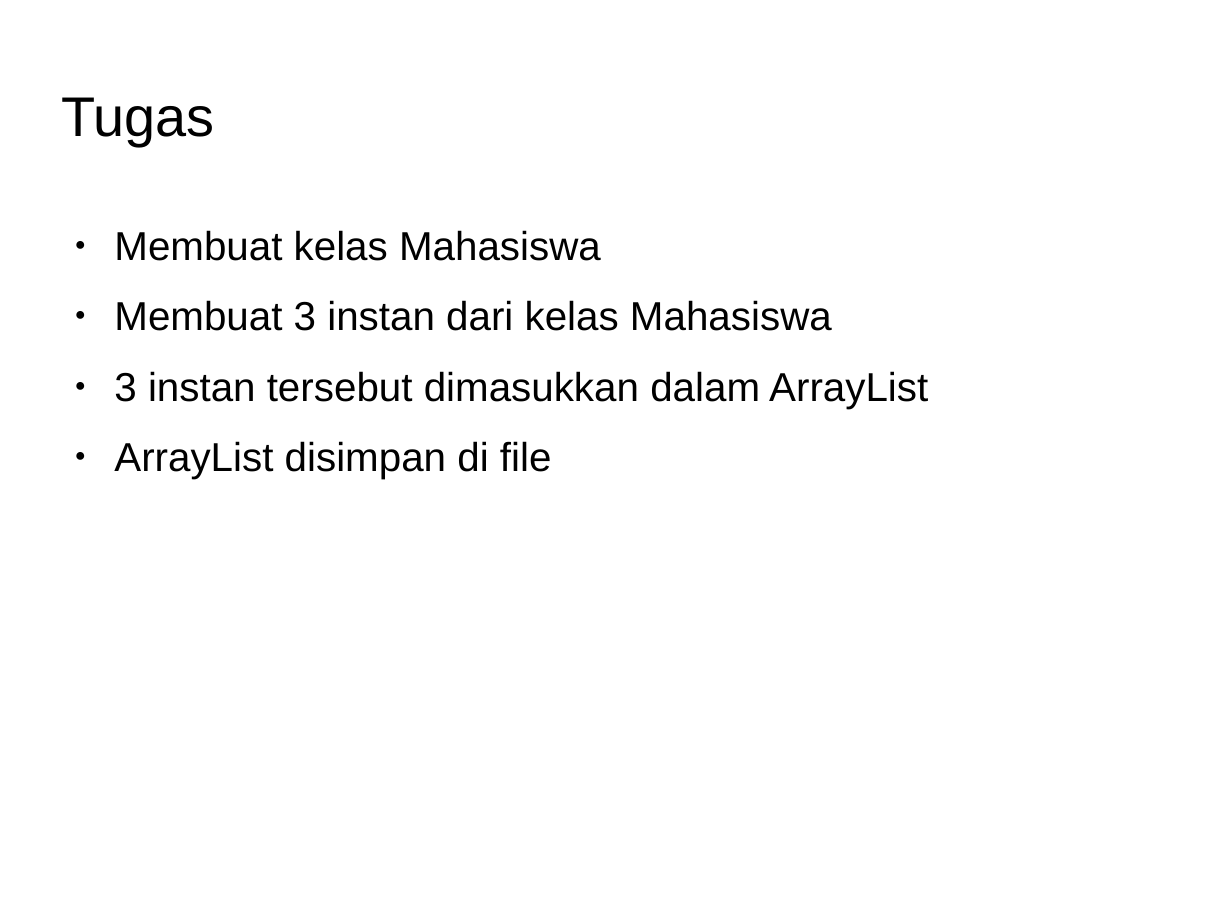
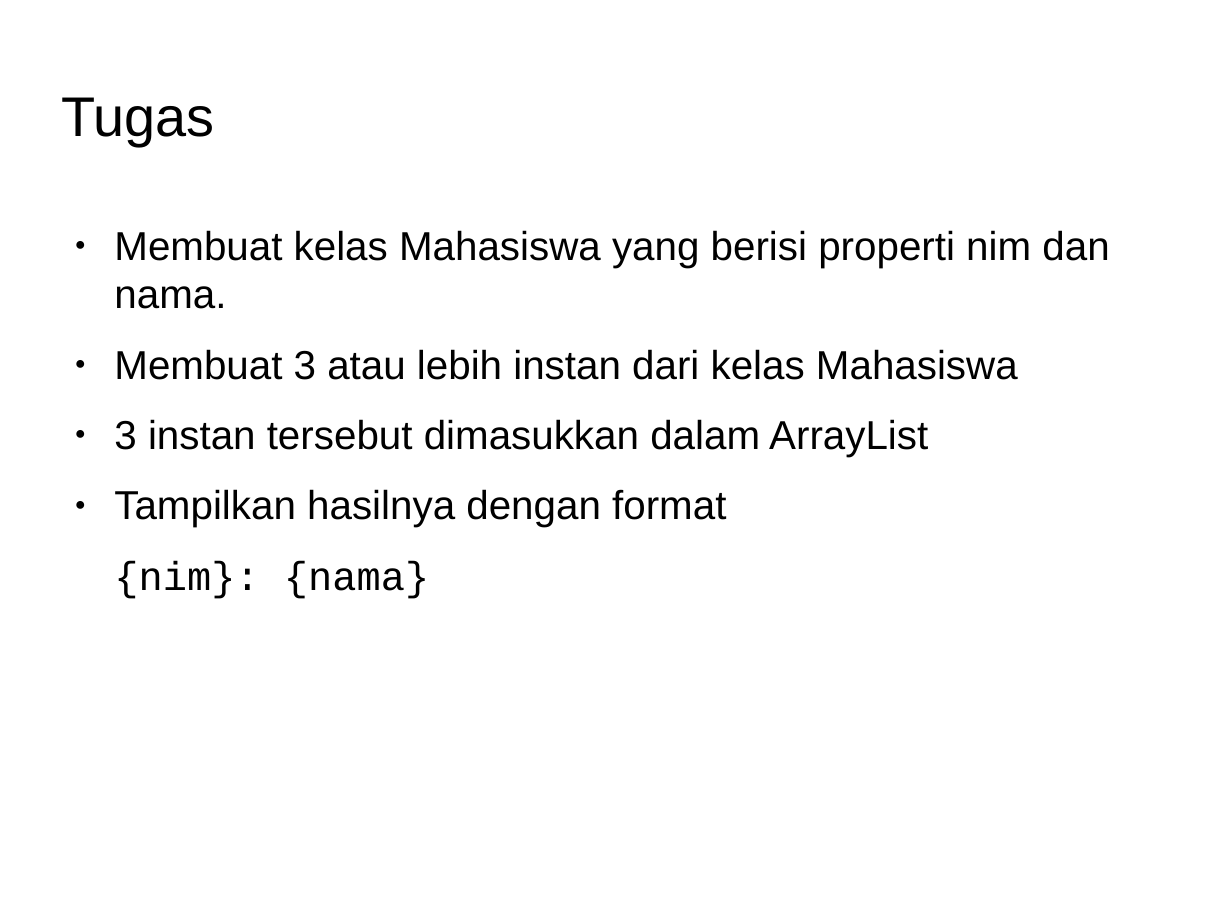
Before and after one commit to Dickyfathur7/pemrograman-komputer-2, a slide deck: slide 5 of 02-generic-programming/slide-generic-programming.odp. Drawn at 1232x924 pixels with LibreOffice and Linux fonts; fonts in the diff are those of the drawing; background and template pictures are left out. Boxes give left, top, right and bottom in pixels: in the first picture for what was removed or moved away, otherwise in the second. Text is boxed around its words. In the diff, an @@ line names an element or a change of style, - is before the commit and + after.

Commit message:
update, soal tugas opsional) :

```diff
--- a/02-generic-programming/slide-generic-programming.odp
+++ b/02-generic-programming/slide-generic-programming.odp
@@ text at <box>114,230,1109,380</box>: text changed @@
-● Membuat kelas Mahasiswa
-● Membuat 3 instan dari kelas Mahasiswa
+● Membuat kelas Mahasiswa yang berisi properti nim dan nama.
+● Membuat 3 atau lebih instan dari kelas Mahasiswa
@@ text at <box>114,489,726,599</box>: text changed @@
-● ArrayList disimpan di file
+● Tampilkan hasilnya dengan format
+{nim}: {nama}
```
Also in this commit, not shown: 1 slide added.
